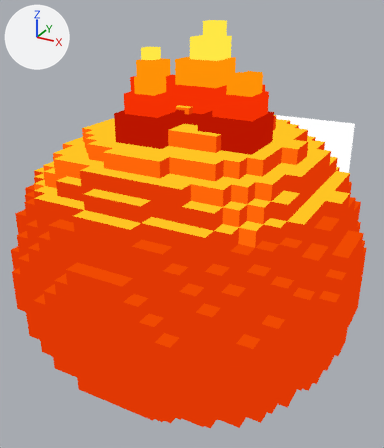
An edit to the glTF model assets/models/creatures/slime_pyro/slime_pyro.glb, drawn before and after from the same camera.
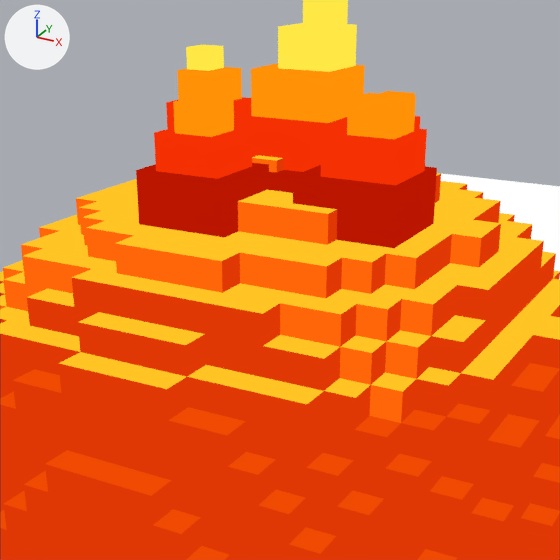
Each version is shown whole from a camera (50 mm lens) standing at (0.879, -1.59, 1.341) and looking at (0.016, -0.022, 0.557), then close up on the part from 11% to 88% of the width and 5% to 72% of the height. The axes (+X, +Y, +Z) are drawn at upper left. The lights are the same throughout. The last two pictures show the newer version. Where no turn or scale is listed for an object, it has been applied to the vertices. Vertices at exactly the same position are counted once.

Objects in the first close-up: 'Face', 'PyroFlames', 'Shell'.
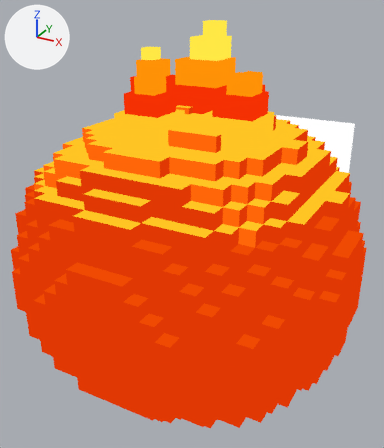
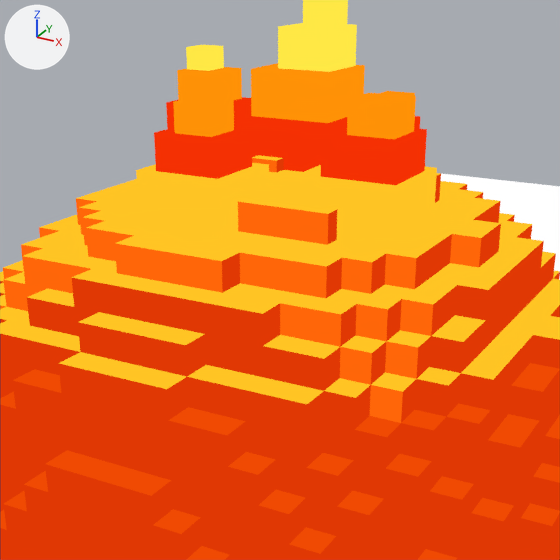
Location of each change, [x1, y1, x2, y2] in pixels of the close-ups (560 x 560 px):
part 1 of me_pyro_flame_tuft, recoloured (red to yellow): [136, 163, 437, 248] in both

Patch to the scene script:
```diff
--- a/assets/models/creatures/slime_pyro/slime_pyro.glb.py
+++ b/assets/models/creatures/slime_pyro/slime_pyro.glb.py
@@ me_pyro_flame_tuft @@
 me_pyro_flame_tuft.from_pydata(...)  # 144 vertices, 216 faces; spans x -0.285..0.3, y -0.25..0.225, z 0.349..0.754
 # used by ob_pyroflames; location = (0.0, 0.0, 0.499)
+# me_pyro_flame_tuft part 1: all 60 faces that had it switch from mat_elementdark to mat_slimeshelllight
 me_pyro_flame_tuft.materials.append(mat_elementaccent)
```
